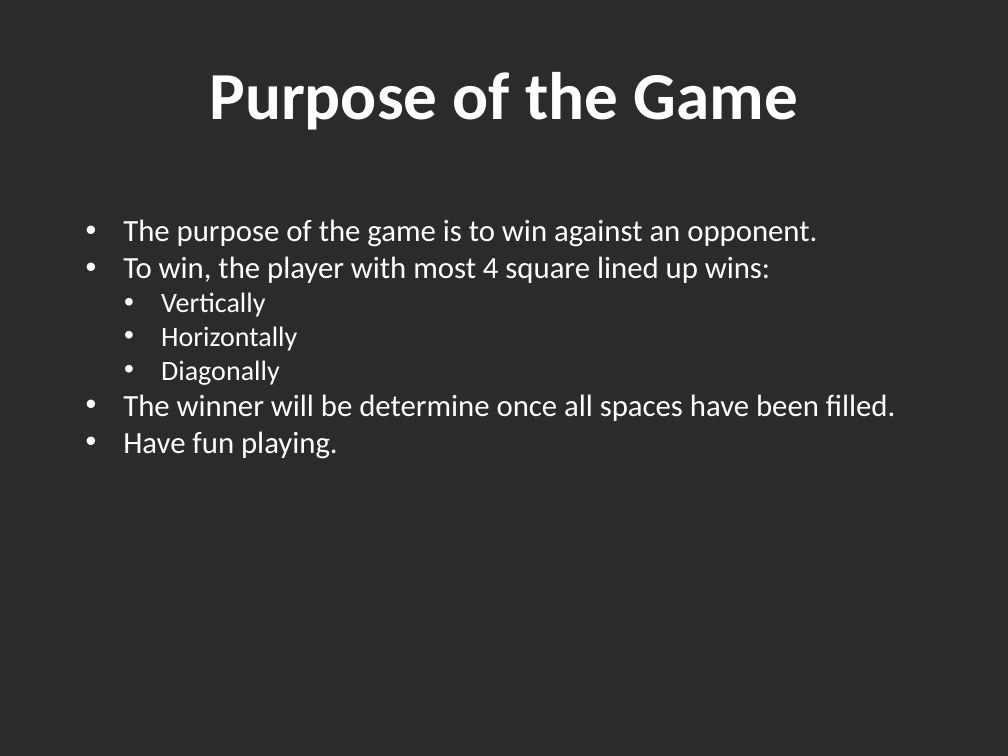
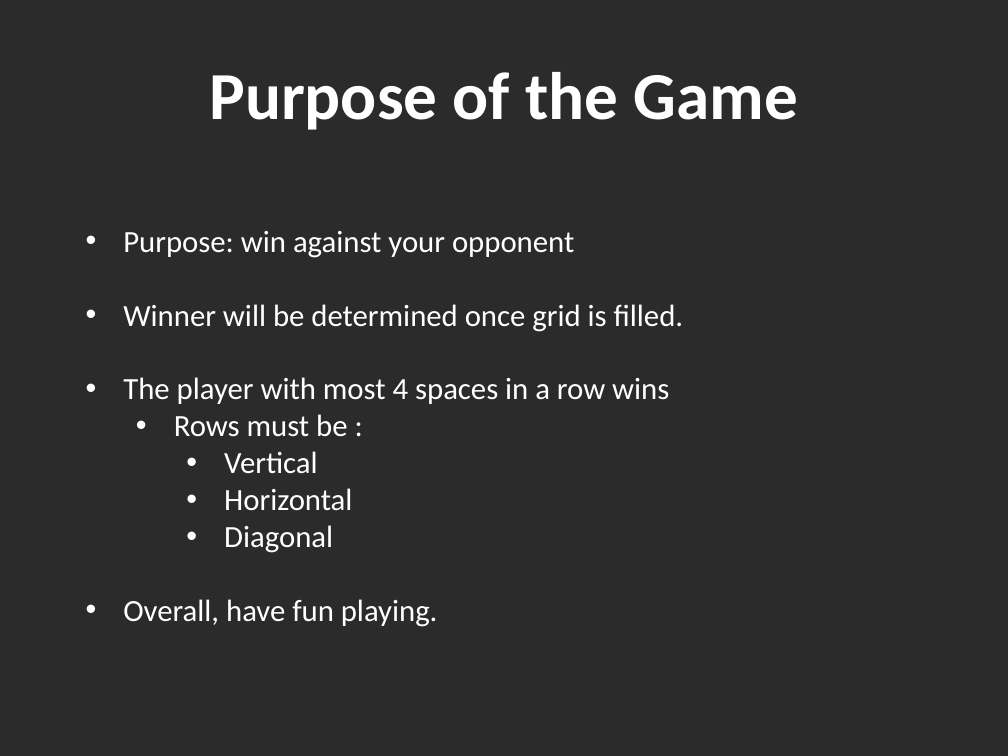
Before and after one commit to Amatarasu/A-Team, a slide deck: slide 3 of Power Point Presentation.pptx. Drawn at 1008x756 pixels with LibreOffice and Linux fonts; fonts in the diff are those of the drawing; background and template pictures are left out; a plain dark background stands for a picture behind light text. Boxes give left, top, right and bottom in pixels: in the first picture for what was removed or moved away, otherwise in the second. Text is boxed around its words. In the diff, an @@ line names an element or a change of style, - is before the commit and + after.

```diff
--- a/Power Point Presentation.pptx
+++ b/Power Point Presentation.pptx
@@ text at [123, 231, 684, 627]: text changed @@
-• The purpose of the game is to win against an opponent.
-• To win, the player with most 4 square lined up wins:
-  • Vertically
-  • Horizontally
-  • Diagonally
-• The winner will be determine once all spaces have been filled.
-• Have fun playing.
+• Purpose: win against your opponent
+• Winner will be determined once grid is filled.
+• The player with most 4 spaces in a row wins
+  • Rows must be :
+    • Vertical
+    • Horizontal
+    • Diagonal
+• Overall, have fun playing.
```
Also in this commit, not shown: 7 other slides changed, 2 other files.
